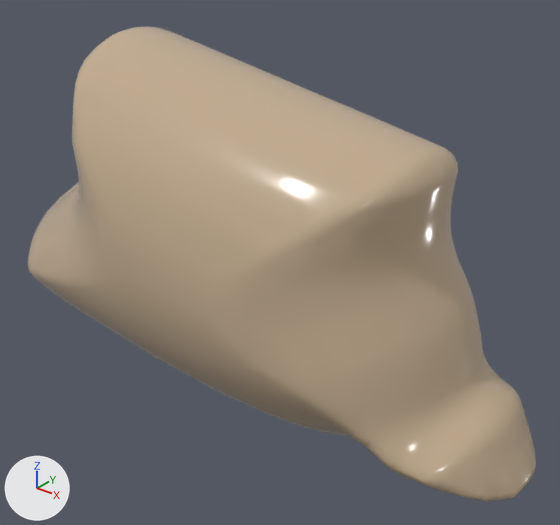
A saved change to the glTF model assets/models/species/sp_earth_common_a_lod1.glb.
Rendered twice from a 50 mm lens placed at (0.798, -0.979, 0.877), pointed at (0.008, 0.009, 0.264). The lights are fixed; the arrows at lower left show +X, +Y and +Z. The picture after the commit comes second.

In view in the first picture: 'body'.
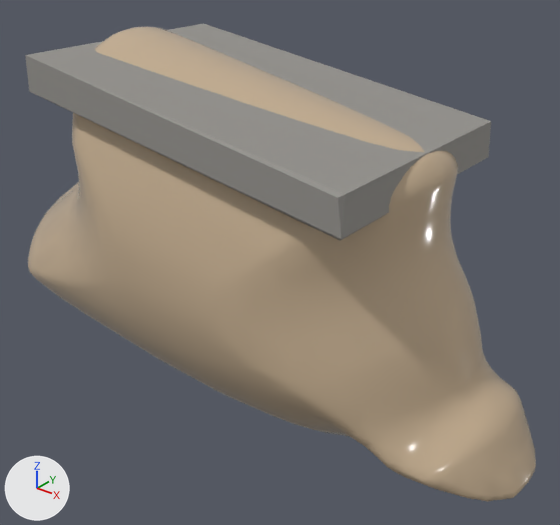
What changed in the scene script:
```text
Add mat_orn_slate:
    mat_orn_slate = principled_material('Orn_Slate')
    mat_orn_slate.base_color = (0.3, 0.29, 0.27)  # grey #95938e
    mat_orn_slate.roughness = 0.92
Add me_slate:
    me_slate.from_pydata([(-0.357, -0.215, 0.623), (0.284, -0.22, 0.524), (0.289, -0.213, 0.528), (0.288, -0.216, 0.468), (0.284, -0.212, 0.462), (-0.359, -0.213, 0.56), (-0.354, -0.22, 0.564), (-0.359, 0.215, 0.622), (0.284, 0.22, 0.524), (0.288, 0.213, 0.53), (0.286, 0.216, 0.465), (0.292, 0.212, 0.469), (-0.354, 0.22, 0.564), (-0.358, 0.213, 0.559)], [], [(0, 5, 6), (3, 2, 1), (10, 13, 12), (7, 9, 8), (9, 7, 0), (9, 0, 2), (11, 9, 2), (11, 2, 3), (13, 10, 4), (13, 4, 5), (8, 10, 12), (8, 12, 7), (1, 0, 6), (1, 6, 3), (5, 4, 3), (5, 3, 6), (0, 1, 2), (9, 11, 10), (9, 10, 8), (7, 12, 13), (10, 11, 3), (10, 3, 4), (7, 13, 5), (7, 5, 0)])
    me_slate.materials.append(mat_orn_slate)  # grey #95938e
Add ob_slate:
    ob_slate = bpy.data.objects.new('slate', me_slate)
    ob_slate.location = (0.0, 0.0, 0.0)
```

Changed parts and their boxes (x1, y1, x2, y2) in the pictures (560 x 525 px):
'slate', added: after (25, 24, 491, 241)
